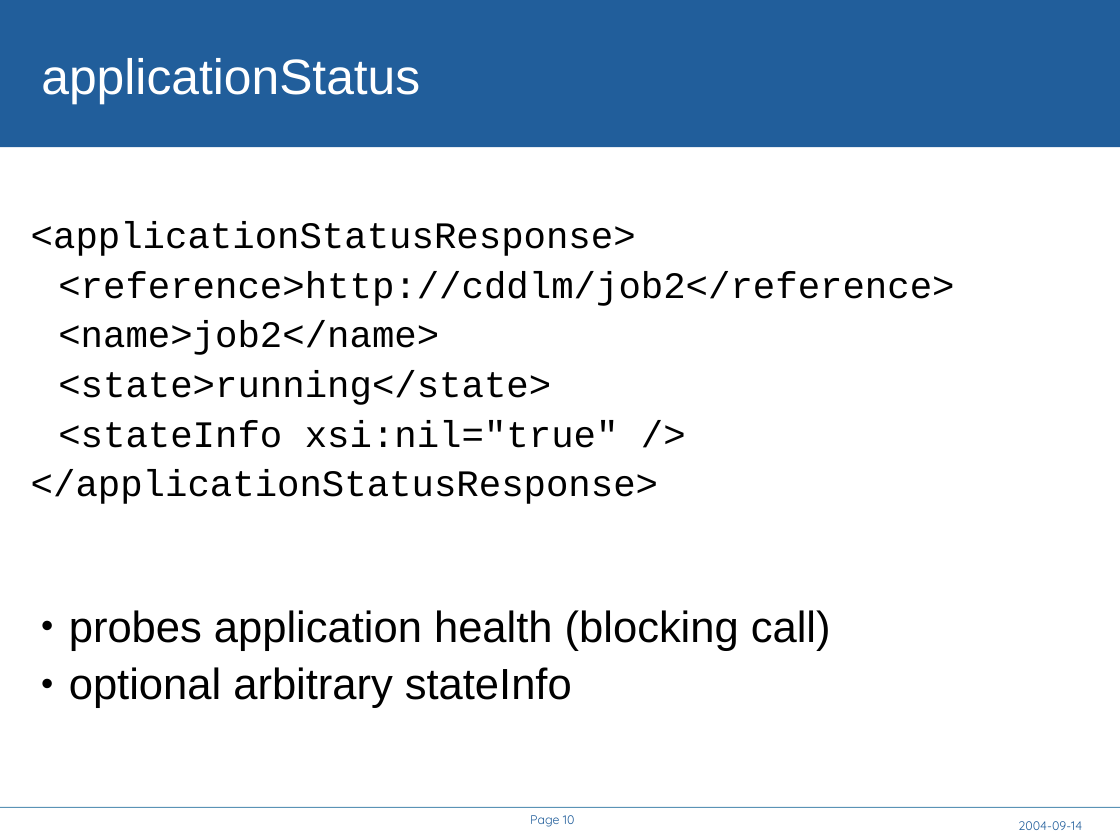
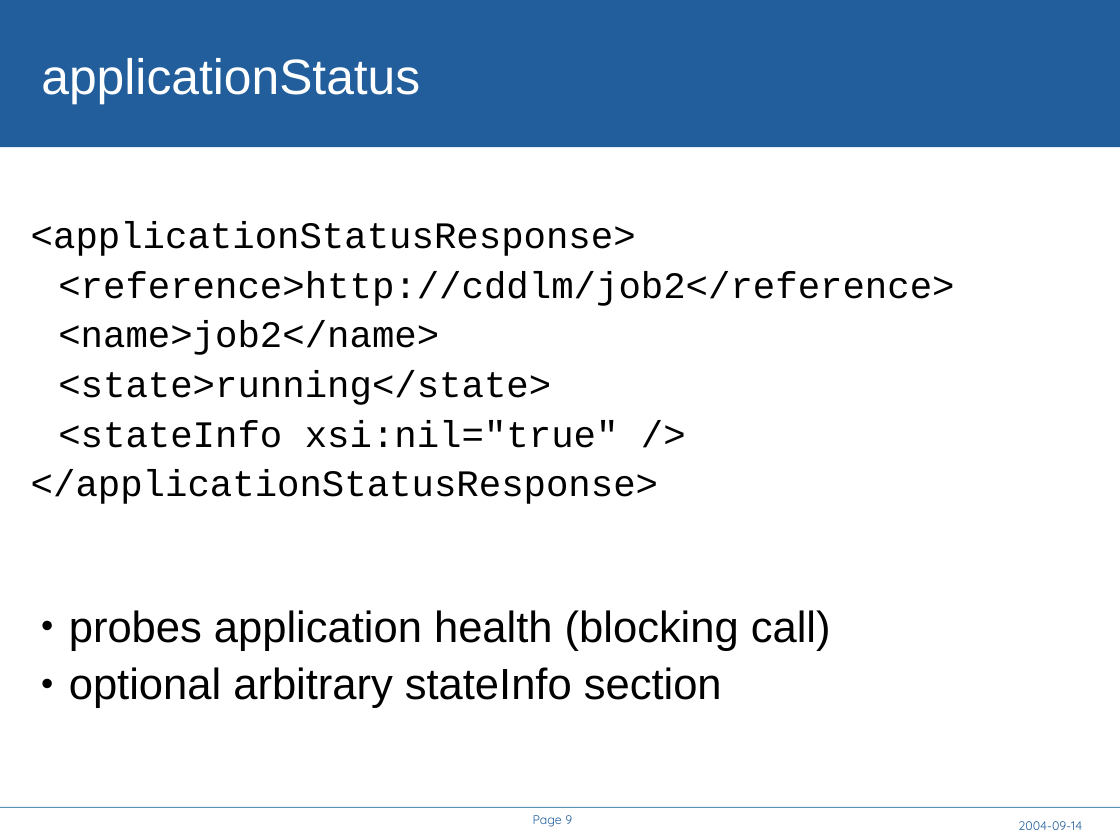
Before and after one commit to rhusar/smartfrog, a slide deck: slide 9 of core/components/cddlm/doc/A Service API for deployment.ppt (slide 10 before the commit). Drawn at 1120x840 pixels with LibreOffice and Linux fonts; fonts in the diff are those of the drawing; background and template pictures are left out. Boxes give left, top, right and bottom in pixels: in the first picture for what was removed or moved away, otherwise in the second. Text is boxed around its words. In the diff, an @@ line names an element or a change of style, - is before the commit and + after.

```diff
--- a/core/components/cddlm/doc/A Service API for deployment.ppt
+++ b/core/components/cddlm/doc/A Service API for deployment.ppt
@@ text at (69,667,722,708): text changed @@
-• optional arbitrary stateInfo
+• optional arbitrary stateInfo section
@@ page number at (533,815,572,827): text changed @@
-Page 10
+Page 9
```
Also in this commit, not shown: 7 other slides changed, 2 slides added, 1 slide removed, 2 other files.
